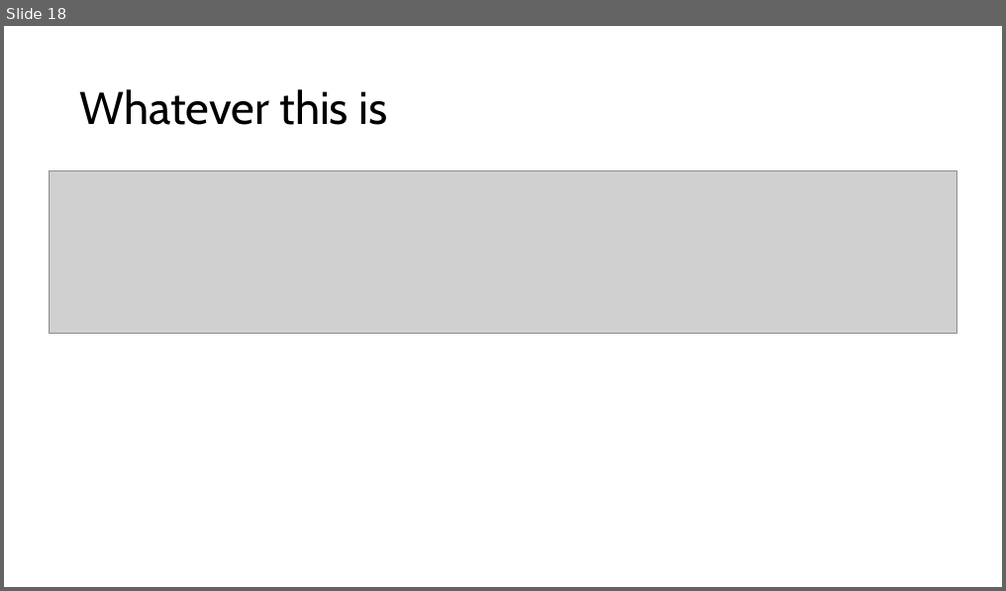
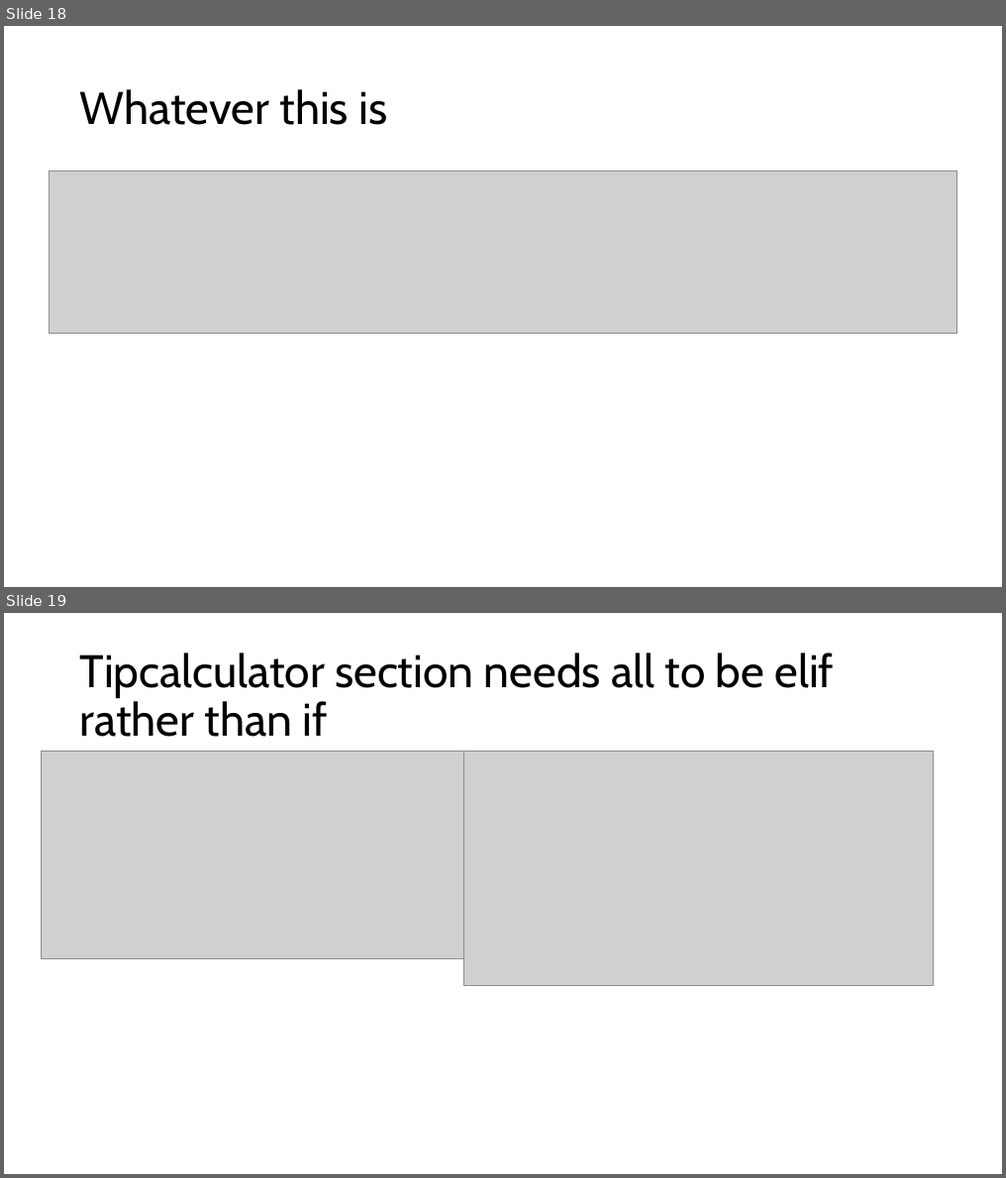
Before and after one commit to PengoPango/403IT_Programming_repos, a slide deck: 403_Programming/assignments/tipcalculatorprogress_screenshots.pptx. Shown one above the other, each under a label of ours: slide 18 before the commit, slides 18 and 19 after it. The pictures are 1006x591 and 1006x1178 pixels, drawn with LibreOffice and Linux fonts; fonts in the diff are those of the drawing; grey boxes stand for pictures. Boxes give left, top, right and bottom in pixels: in the first picture for what was removed or moved away, otherwise in the second. Text is boxed around its words. In the diff, an @@ line names an element or a change of style, - is before the commit and + after.

```diff
--- a/403_Programming/assignments/tipcalculatorprogress_screenshots.pptx
+++ b/403_Programming/assignments/tipcalculatorprogress_screenshots.pptx
@@ slide 19 added at [4,613,1002,1174], background #FFFFFF @@
@@ title added at [80,653,835,737], 44 pt, text #000000 @@
+Tipcalculator section needs all to be elif rather than if
@@ picture added at [42,752,509,959] @@
@@ picture added at [463,752,933,986] @@
```
Also in this commit, not shown: 3 slides changed, 5 other files.
